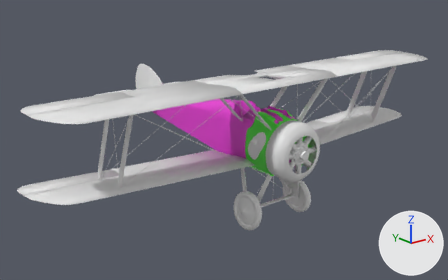
The Blender file sopwith/sopwith.blend as it was, and as the next commit left it.
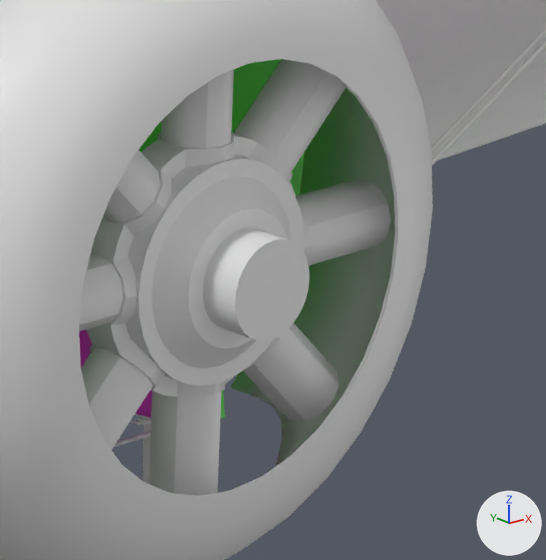
There are two pictures of each version: one whole from a 50 mm lens placed at (-5.53, -7.1, 3.14), pointed at (0.16, 0.01, 0.29), one close up on the part from 63% to 74% of the width and 47% to 64% of the height. Every picture has the same lights, and +X, +Y and +Z are marked at lower right.
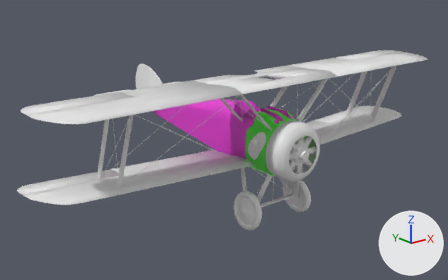
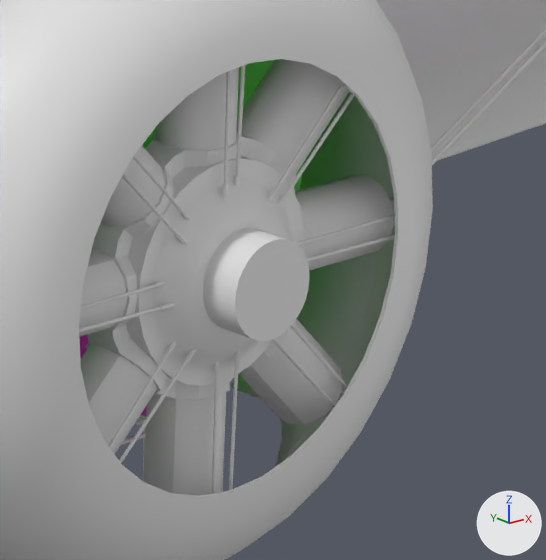
Changed parts and their boxes [x1, y1, x2, y2] in the close-ups (546 x 560 px):
'Cylinder.016', reshaped: before [79, 59, 391, 496]; after [79, 59, 394, 496]
'Cylinder.017', added: after [79, 65, 395, 494]
'Cylinder.001', unchanged, covered by the edit: before [79, 59, 304, 419]; after [79, 60, 303, 416]

The change, as a list of edits to the scene's bpy script:
```text
Change me_cylinder_016:
    used by ob_cylinder_016; location = (0.0, -1.742, 0.569)
    remove me_cylinder_016.from_pydata(...)  # 60 vertices, 50 faces; spans x 0.12..0.282, y -0.046..0.047, z -0.06..0.057
    add me_cylinder_016.from_pydata(...)  # 60 vertices, 46 faces; spans x 0.119..0.282, y -0.049..0.051, z -0.06..0.056
    me_cylinder_016 part 1
    4 faces are deleted
    3 vertices in x 0.147..0.282, y 0.041..0.045, z 0.0 move by (0.0, 0.006, 0.0)
    3 vertices in x 0.147..0.282, y 0.036..0.039, z -0.022..-0.02 move by (0.0, 0.005, -0.003)
    3 vertices in x 0.147..0.282, y 0.021..0.023, z -0.038..-0.035 move by (0.0, 0.003, -0.005)
    3 vertices in x 0.147..0.282, y -0.021..-0.019, z -0.038..-0.035 move by (0.0, -0.003, -0.005)
    3 vertices in x 0.147..0.282, y -0.037..-0.034, z -0.022..-0.02 move by (0.0, -0.005, -0.003)
    3 vertices in x 0.147..0.282, y -0.043..-0.039, z 0.0 move by (0.0, -0.006, 0.0)
    27 vertices move from x 0.12..0.282, y -0.037..0.039, z -0.051..0.057 to x 0.119..0.282, y -0.042..0.044, z -0.05..0.056
Add me_cylinder_019:
    me_cylinder_019.from_pydata(...)  # 236 vertices, 210 faces; spans x 0.089..0.309, y -0.065..0.003, z -0.018..0.023
    me_cylinder_019.polygons.foreach_set('use_smooth', [True] * 210)
Add ob_cylinder_017:
    ob_cylinder_017 = bpy.data.objects.new('Cylinder.017', me_cylinder_019)
    ob_cylinder_017.location = (0.0, -1.742, 0.569)
    _m = ob_cylinder_017.modifiers.new('Array', 'ARRAY')
    _m.count = 8
    _m.constant_offset_displace = (0.0, 0.0, 0.0)
    _m.relative_offset_displace = (0.0, 0.0, 0.0)
    _m.use_merge_vertices = True
    _m.use_merge_vertices_cap = True
    _m.merge_threshold = 0.005
    _m.use_object_offset = True
    _m.offset_object = ob_empty_004
```
